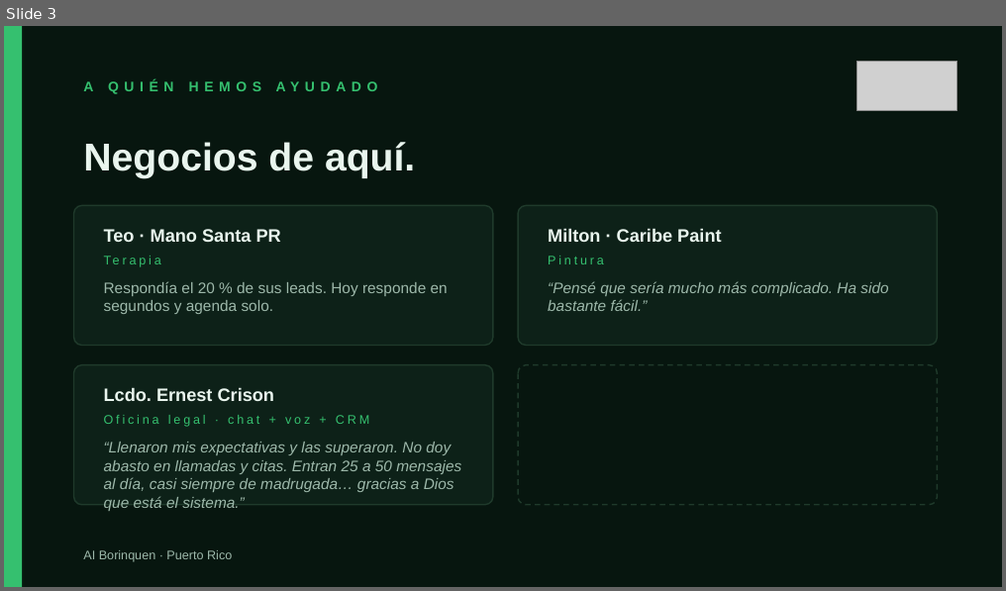
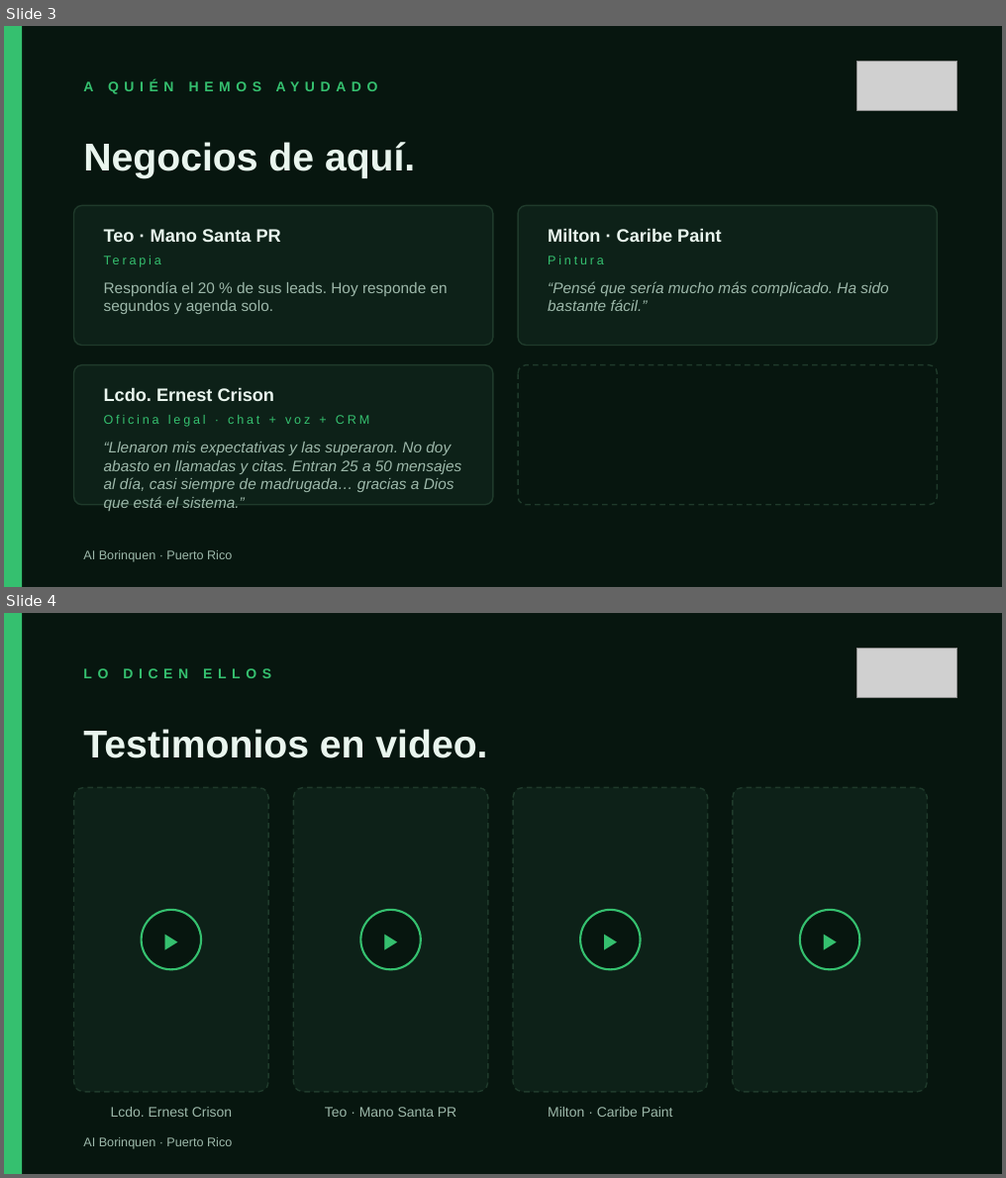
Before and after one commit to elvinayala/content-os, a slide deck: demos/ai-borinquen-deck/ai-borinquen.pptx. Shown one above the other, each under a label of ours: slide 3 before the commit, slides 3 and 4 after it. The pictures are 1006x591 and 1006x1178 pixels, drawn with LibreOffice and Linux fonts; fonts in the diff are those of the drawing; grey boxes stand for pictures. Boxes give left, top, right and bottom in pixels: in the first picture for what was removed or moved away, otherwise in the second. Text is boxed around its words. In the diff, an @@ line names an element or a change of style, - is before the commit and + after.

Commit message:
Deck AIB: slide 4 con espacios para testimonios en video

```diff
--- a/demos/ai-borinquen-deck/ai-borinquen.pptx
+++ b/demos/ai-borinquen-deck/ai-borinquen.pptx
@@ slide 4 added at (x1=4, y1=613, x2=1002, y2=1174), background #07160F @@
@@ rectangle added at (x1=4, y1=613, x2=22, y2=1173), fill #35C06F @@
@@ text added at (x1=83, y1=668, x2=271, y2=678), 10 pt, text #35C06F, bold @@
+LO DICEN ELLOS
@@ picture added at (x1=857, y1=648, x2=957, y2=698) @@
@@ text added at (x1=83, y1=729, x2=487, y2=759), 28 pt, text #E9F5EE, bold @@
+Testimonios en video.
@@ rounded rectangle added at (x1=74, y1=787, x2=268, y2=1092), fill #0D2118, outline #1F3A2B 1 pt dashed @@
@@ rounded rectangle added at (x1=293, y1=787, x2=488, y2=1092), fill #0D2118, outline #1F3A2B 1 pt dashed @@
@@ rounded rectangle added at (x1=513, y1=787, x2=708, y2=1092), fill #0D2118, outline #1F3A2B 1 pt dashed @@
@@ rounded rectangle added at (x1=733, y1=787, x2=927, y2=1092), fill #0D2118, outline #1F3A2B 1 pt dashed @@
@@ ellipse added at (x1=142, y1=910, x2=202, y2=970), fill #07160F, outline #35C06F 1.5 pt @@
@@ text added at (x1=142, y1=910, x2=202, y2=970), 16 pt, text #35C06F @@
+▶
@@ ellipse added at (x1=361, y1=910, x2=421, y2=970), fill #07160F, outline #35C06F 1.5 pt @@
@@ text added at (x1=361, y1=910, x2=421, y2=970), 16 pt, text #35C06F @@
+▶
@@ ellipse added at (x1=581, y1=910, x2=641, y2=970), fill #07160F, outline #35C06F 1.5 pt @@
@@ text added at (x1=581, y1=910, x2=641, y2=970), 16 pt, text #35C06F @@
+▶
@@ ellipse added at (x1=799, y1=910, x2=859, y2=970), fill #07160F, outline #35C06F 1.5 pt @@
@@ text added at (x1=799, y1=910, x2=859, y2=970), 16 pt, text #35C06F @@
+▶
@@ text added at (x1=111, y1=1107, x2=232, y2=1117), 10 pt, text #9DB8AA @@
+Lcdo. Ernest Crison
@@ text added at (x1=325, y1=1107, x2=456, y2=1117), 10 pt, text #9DB8AA @@
+Teo · Mano Santa PR
@@ text added at (x1=548, y1=1107, x2=673, y2=1117), 10 pt, text #9DB8AA @@
+Milton · Caribe Paint
@@ text added at (x1=83, y1=1138, x2=232, y2=1150), 9 pt, text #9DB8AA @@
+AI Borinquen · Puerto Rico
```
Also in this commit, not shown: 2 other files.
